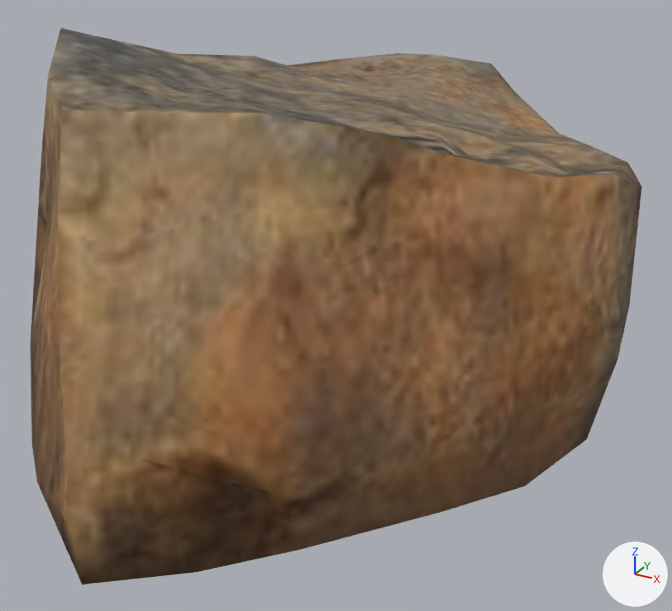
What one commit did to the glTF model public/assets/beach/models/rock-block-lod1.glb.
Before and after are seen from a camera (50 mm lens) standing at (1.89, -3.23, 1.93) and looking at (0.25, -0.24, 0.44). Every picture has the same lights, and +X, +Y and +Z are marked at lower right. The older version comes first.

Objects in the first picture: 'boulder_03_LOD0'.
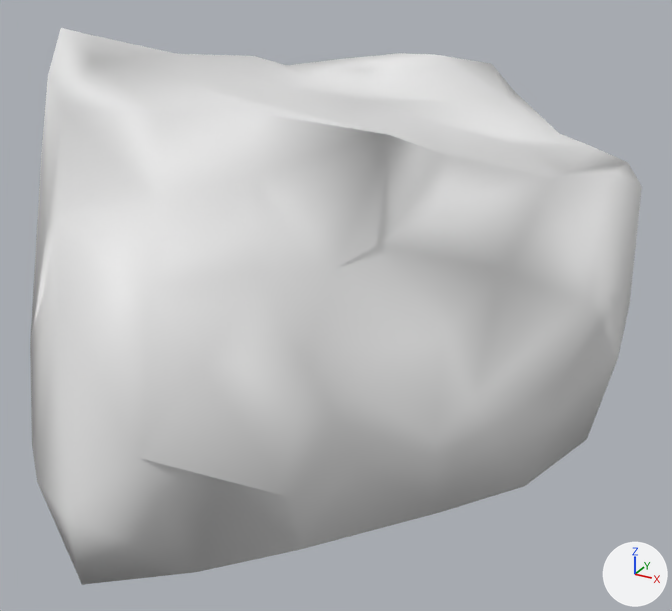
Boxes (x1, y1, x2, y2) around the edits, measured in the pictures (672 x 611 px):
'boulder_03_LOD0', recoloured (brown to white)
    both: (30, 28, 642, 585)

The change in detail:
me_realcap_model_2 has 131 vertices, 258 faces and spans x -1.03..1.35, y -1.65..1.37, z 0.0..1.46.
me_realcap_model_2 no longer uses material mat_boulder_03.
